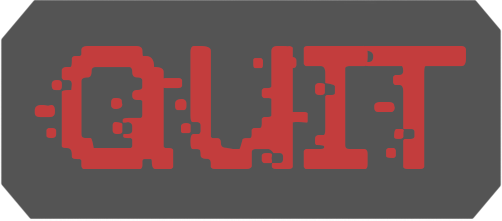
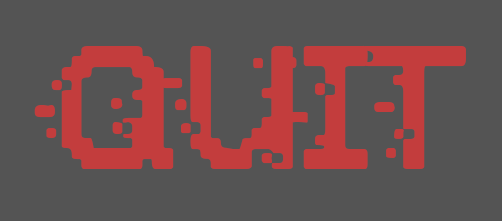
Comparing the layer stacks of the two w=502, h=221 images. Changes:
painted on "Button" over 0, 0, 502, 221
